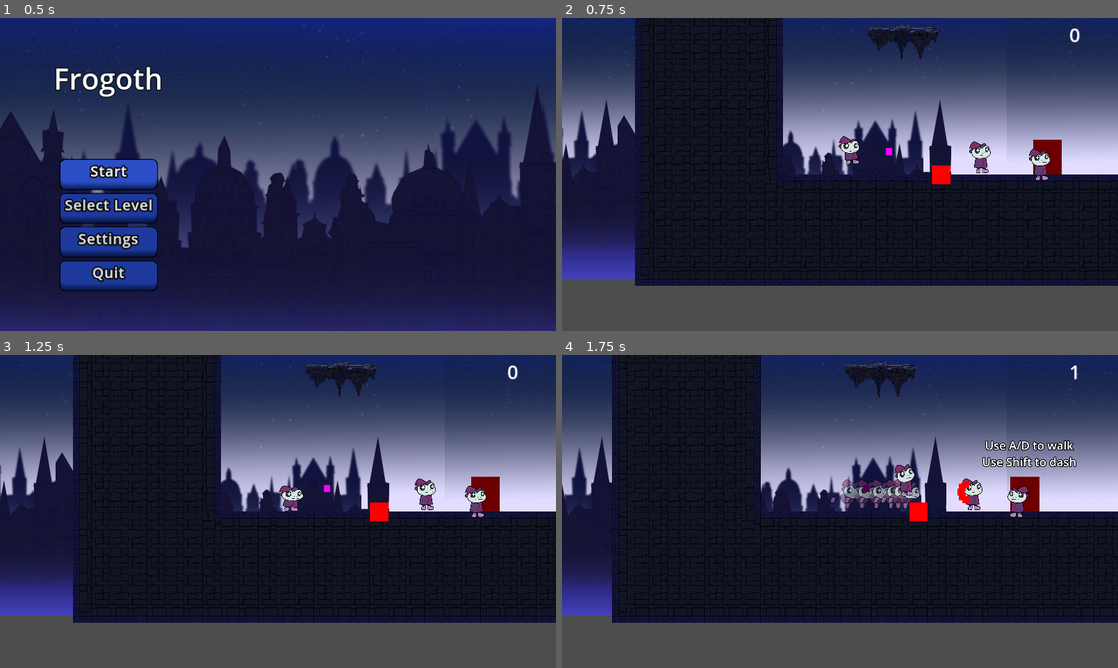
Above: before the commit, frames 1-4 (two rows, left to right).
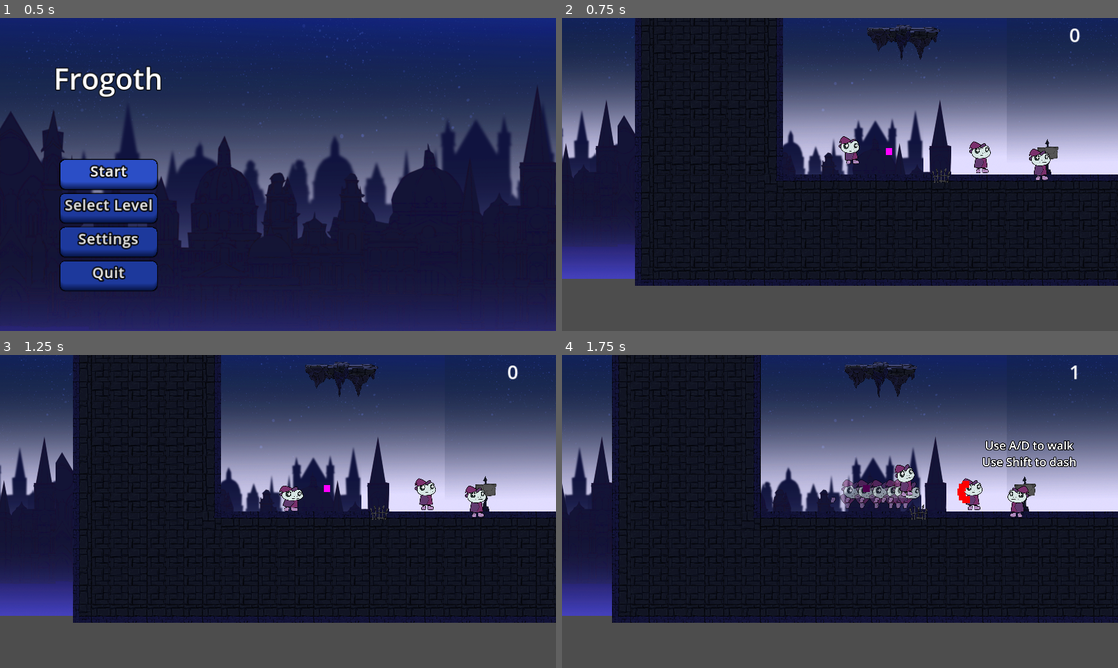
Above: after the commit, the same moments.

Repository: DerBrotDoktor/Frogoth
Game: Godot game, scene res://scenes/main/main.tscn
The game is run twice, just before and just after one commit, with the same random seed, the same clock (stepped at 60 frames per second) and the same inputs.
Inputs:
- Up to frame 1 (0.5 s): no input
- Up to frame 2 (0.75 s): click "Start" at 0.5 s
- Up to frame 3 (1.25 s): no input
- Up to frame 4 (1.75 s): hold D (right) from 1.28 s (still down); tap Shift (dash) at 1.35 s; tap Space (jump) at 1.52 s

Frame 1 is identical in both runs. In frame 2, 0.6% of the frame differs, in the area x 66-90%, y 38-54%; in frame 3, 0.6%; in frame 4, 0.6%.

Commit message:
Added: Spikes sprite Added: Tutorial sign sprite

Diff:
--- a/scenes/enviroment/spikes/spikes.tscn
+++ b/scenes/enviroment/spikes/spikes.tscn
@@ -1,9 +1,8 @@
 [gd_scene load_steps=3 format=3 uid="uid://ni6wav7a3376"]
 
+[ext_resource type="Texture2D" uid="uid://j04kuw0g2cg1" path="res://assets/interactables/spikes.png" id="1_mx56o"]
+
 [sub_resource type="RectangleShape2D" id="RectangleShape2D_wscuv"]
-size = Vector2(128, 128)
-
-[sub_resource type="PlaceholderTexture2D" id="PlaceholderTexture2D_h2vev"]
 size = Vector2(128, 128)
 
 [node name="Spikes" type="StaticBody2D" groups=["spikes"]]
@@ -12,5 +11,4 @@
 shape = SubResource("RectangleShape2D_wscuv")
 
 [node name="Sprite" type="Sprite2D" parent="."]
-modulate = Color(1, 0, 0, 1)
-texture = SubResource("PlaceholderTexture2D_h2vev")
+texture = ExtResource("1_mx56o")
--- a/scenes/enviroment/tutorial_sign/tutorial_sign.tscn
+++ b/scenes/enviroment/tutorial_sign/tutorial_sign.tscn
@@ -1,9 +1,7 @@
 [gd_scene load_steps=4 format=3 uid="uid://0woesesbbwik"]
 
 [ext_resource type="Script" path="res://scenes/enviroment/tutorial_sign/tutorial_sign.gd" id="1_l5yyk"]
-
-[sub_resource type="PlaceholderTexture2D" id="PlaceholderTexture2D_gmdjf"]
-size = Vector2(200, 250)
+[ext_resource type="Texture2D" uid="uid://cfkjc4fd83h6g" path="res://assets/interactables/tutorial_sign.png" id="2_aayxx"]
 
 [sub_resource type="Theme" id="Theme_j5iga"]
 Label/colors/font_outline_color = Color(0, 0, 0, 1)
@@ -14,10 +12,9 @@
 script = ExtResource("1_l5yyk")
 
 [node name="Sprite" type="Sprite2D" parent="."]
-modulate = Color(0.423529, 0.0823529, 0, 1)
 z_index = -1
 position = Vector2(0, -125)
-texture = SubResource("PlaceholderTexture2D_gmdjf")
+texture = ExtResource("2_aayxx")
 
 [node name="TriggerArea" type="Area2D" parent="."]
 
Binary file added: assets/interactables/spikes.png
Not shown, added: assets/interactables/spikes.png.import
Binary file added: assets/interactables/tutorial_sign.png
Not shown, added: assets/interactables/tutorial_sign.png.import
